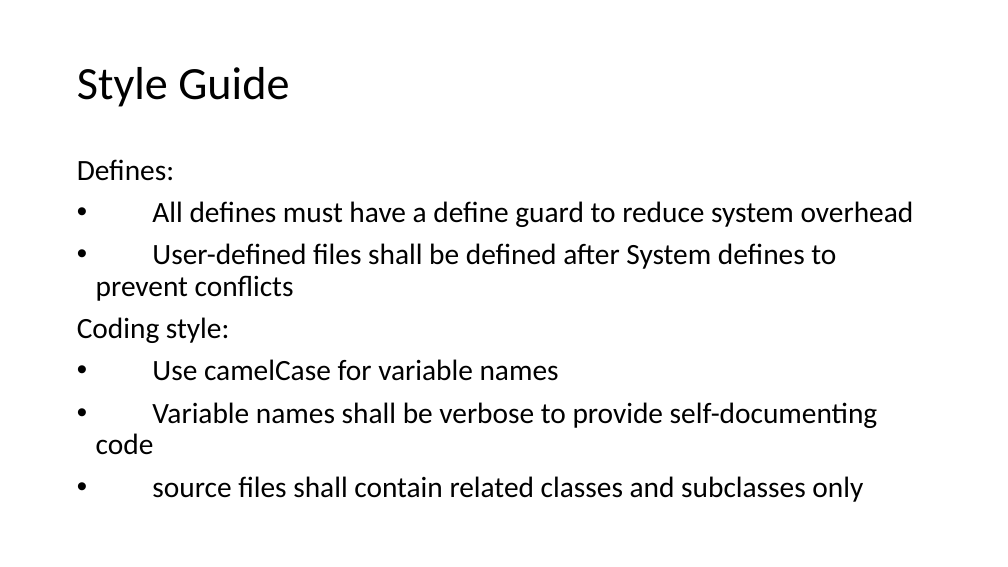
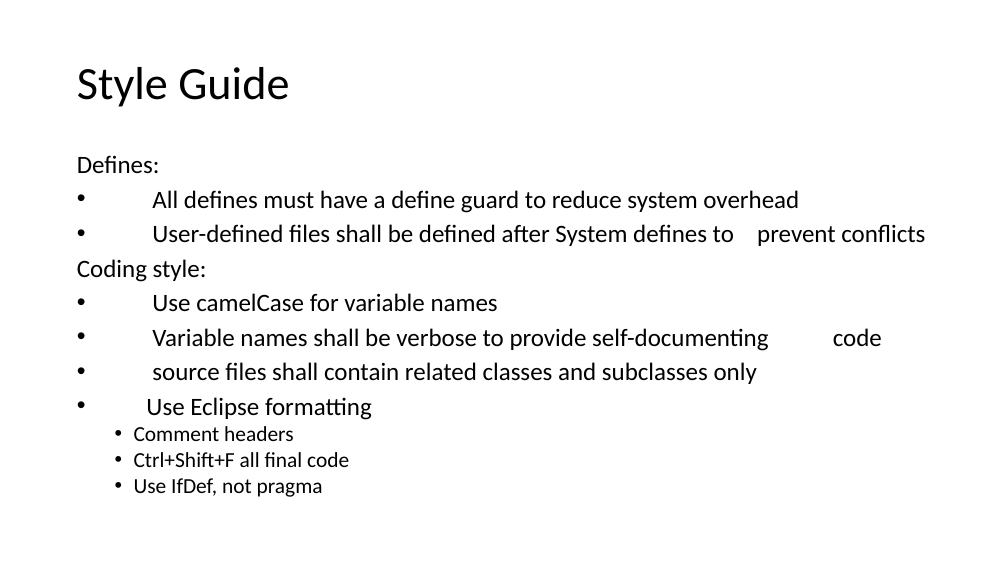
Before and after one commit to ORFMark/CS225_Group_Project, a slide deck: slide 3 of Docs/CS225_PPT.pptx. Drawn at 1008x567 pixels with LibreOffice and Linux fonts; fonts in the diff are those of the drawing. Boxes give left, top, right and bottom in pixels: in the first picture for what was removed or moved away, otherwise in the second. Text is boxed around its words. In the diff, an @@ line names an element or a change of style, - is before the commit and + after.

Commit message:
updated PPT and Styleguide

```diff
--- a/Docs/CS225_PPT.pptx
+++ b/Docs/CS225_PPT.pptx
@@ text at (77,155,925,384): size 28 to 23.8 pt in "Defines:", "All defines must have a define guard ...", "User-defined files shall be defined after System ...", "Coding style:" and 3 more places; line spacing 0.9 to 0.8 @@
@@ text at (134,397,372,497): paragraphs added @@
+• Use Eclipse formatting
+  • Comment headers
+  • Ctrl+Shift+F all final code
+  • Use IfDef, not pragma
```
Also in this commit, not shown: 1 other file.
